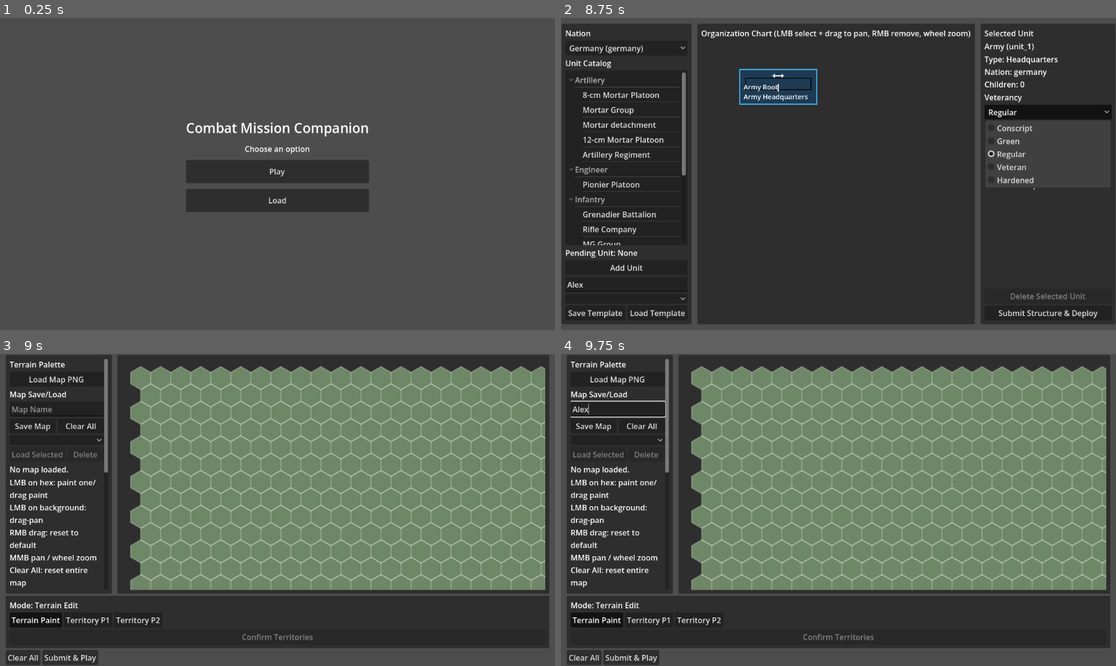
Above: before the commit, frames 1-4 (two rows, left to right).
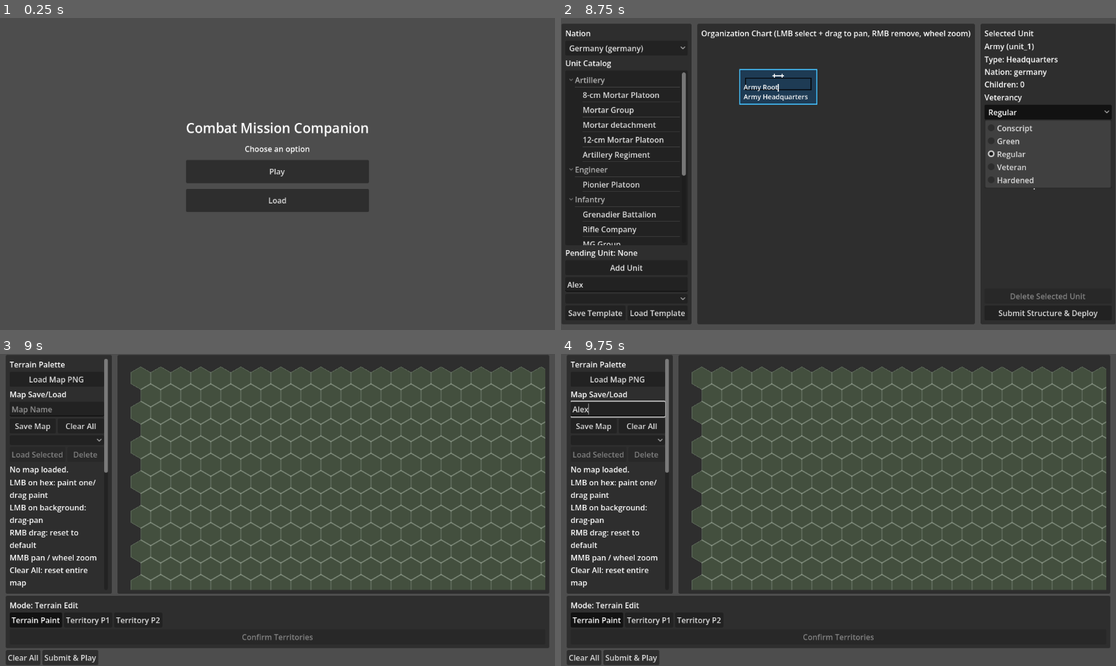
Above: after the commit, the same moments.

Repository: cpt-miche/Combat-Mission-Companion
Game: Godot game, scene res://scenes/Main.tscn
Two runs of this game, one before a commit and one after it. Both use one fixed random seed, a clock stepped at 60 frames per second and the inputs below.
Inputs (mouse positions are in pixels of both pictures, inside the frame that each line leads up to):
- Up to frame 1 (0.25 s): no input
- Up to frame 2 (8.75 s): click "Play" at 0.5 s; click "Play" at 1.25 s; click "Play as Germans" at 2 s; click "New Map" at 2.75 s; click "New Map" at 3.5 s; click "Continue" at 4.25 s; click (627, 283) at 5.02 s; type "Alex" at 5.1 s; click "Germany (germany)" at 5.75 s; click "Add Unit" at 6.5 s; click (627, 298) at 7.25 s; click "Regular" at 8 s
- Up to frame 3 (9 s): click "Submit Structure & Deploy" at 8.75 s
- Up to frame 4 (9.75 s): click (616, 410) at 9.52 s; type "Alex" at 9.6 s

Frames 1-2 are identical in both runs. In frame 3, 53% of the frame differs, in the area x 23-99%, y 3-76%; in frame 4, 53%.

Commit message:
Optimize HexMapView rendering with cached base and overlay geometry

Diff:
--- a/scripts/ui/map_setup/HexMapView.gd
+++ b/scripts/ui/map_setup/HexMapView.gd
@@ -1,5 +1,14 @@
 extends Control
 class_name HexMapView
+
+class BaseCacheLayer extends Control:
+	var owner_view: HexMapView
+	var cache_origin := Vector2.ZERO
+
+	func _draw() -> void:
+		if owner_view == null:
+			return
+		owner_view._draw_base_cache_into(self, cache_origin)
 
 signal painted(axial: Vector2i, terrain: String)
 signal territory_painted(axial: Vector2i, owner: int)
@@ -34,6 +43,17 @@
 var _territory_mode_enabled := false
 var _territory_brush_owner: int = GameState.TerritoryOwnership.NEUTRAL
 var _territory_map: Dictionary = {}
+var _geometry_dirty := true
+var _base_cache_dirty := true
+var _base_cache_origin := Vector2.ZERO
+var _base_cache_size := Vector2i.ZERO
+var _map_axials: Array[Vector2i] = []
+var _hex_corners_cache: Dictionary[Vector2i, PackedVector2Array] = {}
+var _painted_overlay_cache: Dictionary[Vector2i, Dictionary] = {}
+var _territory_overlay_cache: Dictionary[Vector2i, Dictionary] = {}
+var _base_viewport: SubViewport
+var _base_layer: BaseCacheLayer
+var _last_geometry_signature := ""
 
 @onready var file_dialog: FileDialog = FileDialog.new()
 
@@ -45,6 +65,8 @@
 	file_dialog.file_mode = FileDialog.FILE_MODE_OPEN_FILE
 	file_dialog.filters = PackedStringArray(["*.png ; PNG Images"])
 	file_dialog.file_selected.connect(_on_file_selected)
+	_setup_base_cache_viewport()
+	_mark_geometry_dirty()
 
 func open_map_dialog() -> void:
 	file_dialog.popup_centered_ratio(0.75)
@@ -54,6 +76,7 @@
 
 func clear_all() -> void:
 	hexes.clear()
+	_painted_overlay_cache.clear()
 	_has_last_brush_axial = false
 	queue_redraw()
 
@@ -65,6 +88,7 @@
 		_is_painting_territory = false
 		_is_erasing_territory = false
 		_has_last_brush_axial = false
+	_rebuild_territory_overlay_cache()
 	queue_redraw()
 
 func export_terrain_map() -> Dictionary:
@@ -91,6 +115,7 @@
 			continue
 		var terrain_id := TerrainCatalog.normalize_terrain_id(String(serialized_map.get(coordinate, DEFAULT_TERRAIN)))
 		hexes[axial] = HexCellData.new(terrain_id)
+	_rebuild_painted_overlay_cache()
 	queue_redraw()
 
 func _gui_input(event: InputEvent) -> void:
@@ -219,36 +244,28 @@
 	queue_redraw()
 
 func _draw() -> void:
+	_sync_geometry_state()
+	_ensure_geometry_cache()
+	_ensure_base_cache()
 	var xform := _view_transform()
 	draw_set_transform(xform.origin, 0.0, xform.get_scale())
 
 	if map_texture != null:
 		draw_texture(map_texture, map_offset)
 
-	_draw_default_hexes()
-	_draw_hex_grid()
+	if _base_viewport != null and _base_cache_size.x > 0 and _base_cache_size.y > 0:
+		draw_texture(_base_viewport.get_texture(), _base_cache_origin)
 	_draw_painted_hexes()
 	_draw_territory_overlay()
 
 	draw_set_transform(Vector2.ZERO, 0.0, Vector2.ONE)
 
-func _draw_hex_grid() -> void:
-	for axial in _generate_axial_coordinates():
-		var corners := _hex_corners_world(_axial_to_world(axial))
-		draw_polyline(corners, Color(1, 1, 1, 0.25), 1.0, true)
-
-func _draw_default_hexes() -> void:
-	var default_color := TerrainCatalog.editor_color(DEFAULT_TERRAIN, 0.5)
-	for axial in _generate_axial_coordinates():
-		var corners := _hex_corners_world(_axial_to_world(axial))
-		draw_colored_polygon(corners, default_color)
-
 func _draw_painted_hexes() -> void:
-	for axial in hexes.keys():
-		var cell: HexCellData = hexes[axial]
-		var terrain := TerrainCatalog.normalize_terrain_id(cell.terrain if cell != null else DEFAULT_TERRAIN)
-		var corners := _hex_corners_world(_axial_to_world(axial))
-		var color := TerrainCatalog.editor_color(terrain, 0.5)
+	for entry in _painted_overlay_cache.values():
+		var corners: PackedVector2Array = entry.get("corners", PackedVector2Array())
+		if corners.is_empty():
+			continue
+		var color: Color = entry.get("color", TerrainCatalog.editor_color(DEFAULT_TERRAIN, 0.5))
 		draw_colored_polygon(corners, color)
 		draw_polyline(corners, Color(0, 0, 0, 0.2), 1.0, true)
 
@@ -277,6 +294,7 @@
 		hexes.erase(axial)
 	else:
 		hexes[axial] = HexCellData.new(terrain_id)
+	_update_painted_overlay_for(axial)
 
 	_has_last_brush_axial = true
 	_last_brush_axial = axial
@@ -303,6 +321,7 @@
 		_territory_map.erase(key)
 	else:
 		_territory_map[key] = target_owner
+	_update_territory_overlay_for(axial)
 	_has_last_brush_axial = true
 	_last_brush_axial = axial
 	territory_painted.emit(axial, target_owner)
@@ -311,12 +330,12 @@
 func _draw_territory_overlay() -> void:
 	if not _territory_mode_enabled:
 		return
-	for axial in _generate_axial_coordinates():
-		var owner := int(_territory_map.get(_coordinate_key(axial), GameState.TerritoryOwnership.NEUTRAL))
-		if owner == GameState.TerritoryOwnership.NEUTRAL:
-			continue
-		var corners := _hex_corners_world(_axial_to_world(axial))
-		draw_colored_polygon(corners, _color_for_owner(owner))
+	for entry in _territory_overlay_cache.values():
+		var corners: PackedVector2Array = entry.get("corners", PackedVector2Array())
+		if corners.is_empty():
+			continue
+		var color: Color = entry.get("color", Color.TRANSPARENT)
+		draw_colored_polygon(corners, color)
 
 func _color_for_owner(owner: int) -> Color:
 	if owner == GameState.TerritoryOwnership.PLAYER_1:
@@ -334,6 +353,8 @@
 		map_texture = loaded
 		map_offset = Vector2.ZERO
 		hexes.clear()
+		_painted_overlay_cache.clear()
+		_mark_base_cache_dirty()
 		queue_redraw()
 
 func _generate_axial_coordinates() -> Array[Vector2i]:
@@ -343,6 +364,126 @@
 			result.append(Vector2i(q, r))
 
 	return result
+
+func _setup_base_cache_viewport() -> void:
+	_base_viewport = SubViewport.new()
+	_base_viewport.disable_3d = true
+	_base_viewport.transparent_bg = true
+	_base_viewport.render_target_update_mode = SubViewport.UPDATE_DISABLED
+	add_child(_base_viewport)
+
+	_base_layer = BaseCacheLayer.new()
+	_base_layer.owner_view = self
+	_base_layer.mouse_filter = Control.MOUSE_FILTER_IGNORE
+	_base_viewport.add_child(_base_layer)
+
+func _sync_geometry_state() -> void:
+	var signature := "%d|%d|%.4f" % [GRID_COLUMNS, GRID_ROWS, hex_size]
+	if signature == _last_geometry_signature:
+		return
+	_last_geometry_signature = signature
+	_mark_geometry_dirty()
+
+func _mark_geometry_dirty() -> void:
+	_geometry_dirty = true
+	_mark_base_cache_dirty()
+
+func _mark_base_cache_dirty() -> void:
+	_base_cache_dirty = true
+
+func _ensure_geometry_cache() -> void:
+	if not _geometry_dirty:
+		return
+	_geometry_dirty = false
+	_map_axials = _generate_axial_coordinates()
+	_hex_corners_cache.clear()
+	var min_bound := Vector2(INF, INF)
+	var max_bound := Vector2(-INF, -INF)
+	for axial in _map_axials:
+		var corners := _hex_corners_world(_axial_to_world(axial))
+		_hex_corners_cache[axial] = corners
+		for corner in corners:
+			min_bound.x = min(min_bound.x, corner.x)
+			min_bound.y = min(min_bound.y, corner.y)
+			max_bound.x = max(max_bound.x, corner.x)
+			max_bound.y = max(max_bound.y, corner.y)
+	if _map_axials.is_empty():
+		min_bound = Vector2.ZERO
+		max_bound = Vector2.ZERO
+	_base_cache_origin = min_bound.floor()
+	var bounds_size := (max_bound - min_bound).ceil() + Vector2.ONE * 2.0
+	_base_cache_size = Vector2i(max(1, int(bounds_size.x)), max(1, int(bounds_size.y)))
+	_rebuild_painted_overlay_cache()
+	_rebuild_territory_overlay_cache()
+	_mark_base_cache_dirty()
+
+func _ensure_base_cache() -> void:
+	if not _base_cache_dirty or _base_viewport == null or _base_layer == null:
+		return
+	_base_cache_dirty = false
+	_base_viewport.size = _base_cache_size
+	_base_layer.position = Vector2.ZERO
+	_base_layer.size = Vector2(_base_cache_size)
+	_base_layer.cache_origin = _base_cache_origin
+	_base_layer.queue_redraw()
+	_base_viewport.render_target_update_mode = SubViewport.UPDATE_ONCE
+
+func _draw_base_cache_into(canvas: Control, cache_origin: Vector2) -> void:
+	var default_color := TerrainCatalog.editor_color(DEFAULT_TERRAIN, 0.5)
+	for axial in _map_axials:
+		var corners: PackedVector2Array = _hex_corners_cache.get(axial, PackedVector2Array())
+		if corners.is_empty():
+			continue
+		var local := _offset_polygon(corners, -cache_origin)
+		canvas.draw_colored_polygon(local, default_color)
+		canvas.draw_polyline(local, Color(1, 1, 1, 0.25), 1.0, true)
+
+func _offset_polygon(points: PackedVector2Array, delta: Vector2) -> PackedVector2Array:
+	var shifted := PackedVector2Array()
+	shifted.resize(points.size())
+	for i in range(points.size()):
+		shifted[i] = points[i] + delta
+	return shifted
+
+func _rebuild_painted_overlay_cache() -> void:
+	_painted_overlay_cache.clear()
+	for axial in hexes.keys():
+		_update_painted_overlay_for(axial)
+
+func _update_painted_overlay_for(axial: Vector2i) -> void:
+	var cell: HexCellData = hexes.get(axial)
+	if cell == null:
+		_painted_overlay_cache.erase(axial)
+		return
+	var terrain := TerrainCatalog.normalize_terrain_id(cell.terrain)
+	var corners: PackedVector2Array = _hex_corners_cache.get(axial, PackedVector2Array())
+	if corners.is_empty():
+		return
+	_painted_overlay_cache[axial] = {
+		"corners": corners,
+		"color": TerrainCatalog.editor_color(terrain, 0.5)
+	}
+
+func _rebuild_territory_overlay_cache() -> void:
+	_territory_overlay_cache.clear()
+	for key in _territory_map.keys():
+		var parts := String(key).split(",")
+		if parts.size() != 2:
+			continue
+		_update_territory_overlay_for(Vector2i(int(parts[0]), int(parts[1])))
+
+func _update_territory_overlay_for(axial: Vector2i) -> void:
+	var owner := int(_territory_map.get(_coordinate_key(axial), GameState.TerritoryOwnership.NEUTRAL))
+	if owner == GameState.TerritoryOwnership.NEUTRAL:
+		_territory_overlay_cache.erase(axial)
+		return
+	var corners: PackedVector2Array = _hex_corners_cache.get(axial, PackedVector2Array())
+	if corners.is_empty():
+		return
+	_territory_overlay_cache[axial] = {
+		"corners": corners,
+		"color": _color_for_owner(owner)
+	}
 
 func _is_axial_on_map(axial: Vector2i) -> bool:
 	return axial.x >= 0 and axial.y >= 0 and axial.x < GRID_COLUMNS and axial.y < GRID_ROWS
